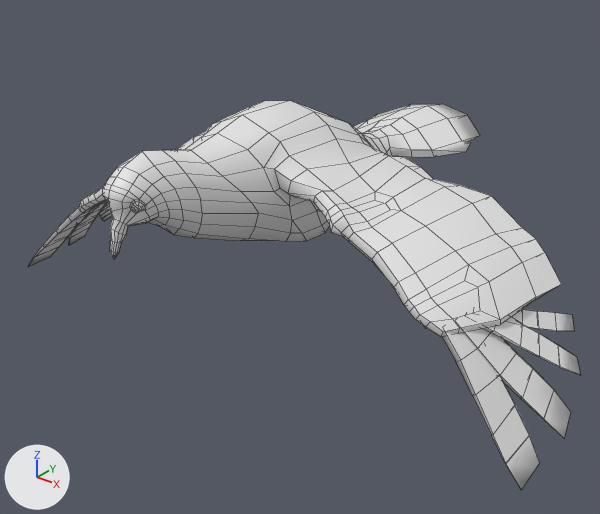
What one commit did to the FBX model LD48/Assets/GraphicBank/Mesh/Pigeon/Pigeon.fbx.
One viewpoint serves both versions: a 50 mm camera at (0.758, -0.676, 0.902) aimed at (0.025, 0.241, 0.334). Lighting does not change. The marker at lower left points along +X, +Y and +Z. Both versions are drawn at frame 1 of the action 'rig|CORBEAU_CTRLS_Pelvis|Take 001|BaseLayer'; the numbers are the values there. Mesh edges are drawn as thin lines.

The first picture shows 'ENV_Pigeon'.
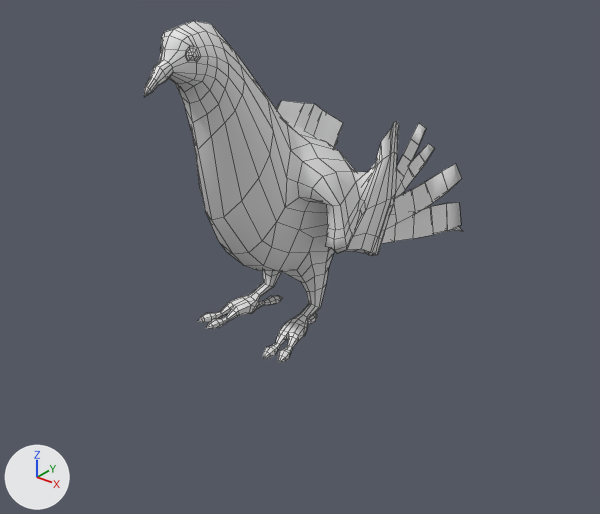
Commit message: Il est 20h ! CLAP CLAP CLAP // Pigeon avec un nouveau pijama

The change in detail:
Bone 'DEF-spine' (bone_def_spine) moves from (0.0, 5.2, -18.0) to (0.0, 0.0, 0.0).
Bone 'DEF-spine' (bone_def_spine) turns from (29, 0, 0) to (0, 0, 0) degrees about its own x, y and z.
Bone 'DEF-spine.001' (bone_def_spine_001) turns from (-10, 0, 0) to (0, 0, 0) degrees about its own x, y and z.
Bone 'DEF-spine.002' (bone_def_spine_002) turns from (-10, 0, 0) to (0, 0, 0) degrees about its own x, y and z.
Bone 'DEF-spine.003' (bone_def_spine_003) turns from (-3, 0, 0) to (0, 0, 0) degrees about its own x, y and z.
Bone 'DEF-spine.004' (bone_def_spine_004) turns from (16, 0, 0) to (0, 0, 0) degrees about its own x, y and z.
Bone 'DEF-spine.005' (bone_def_spine_005) turns from (23, 0, 0) to (0, 0, 0) degrees about its own x, y and z.
Bone 'DEF-spine.006' (bone_def_spine_006) turns from (23, 0, 0) to (0, 0, 0) degrees about its own x, y and z.
Bone 'DEF-neck.001' (bone_def_neck_001) turns from (-14, 0, 0) to (0, 0, 0) degrees about its own x, y and z.
Bone 'DEF-head' (bone_def_head) turns from (-19, 0, 0) to (0, 0, 0) degrees about its own x, y and z.
Bone 'torso' (bone_torso) moves from (0.0, 0.0, 6.0) to (0.0, 0.0, 0.0).
Bone 'MCH-spine.004' (bone_mch_spine_004) turns from (23, 0, 0) to (0, 0, 0) degrees about its own x, y and z.
Bone 'MCH-pivot' (bone_mch_pivot) turns from (7, 0, 0) to (0, 0, 0) degrees about its own x, y and z.
Bone 'DEF-thigh.L' (bone_def_thigh_l) turns from (-46, 0, 0) to (1, 0, 0) degrees about its own x, y and z.
Bone 'DEF-shin.L' (bone_def_shin_l) turns from (-37, 0, 0) to (-3, 0, 0) degrees about its own x, y and z.
Bone 'DEF-foot.L' (bone_def_foot_l) turns from (-13, -11, 7) to (2, -11, 5) degrees about its own x, y and z.
Bone 'DEF-thigh.R' (bone_def_thigh_r) turns from (-49, -1, -10) to (-1, 3, -9) degrees about its own x, y and z.
Bone 'DEF-shin.R' (bone_def_shin_r) turns from (-28, 0, 0) to (-2, 0, 0) degrees about its own x, y and z.
Bone 'DEF-shin.R.001' (bone_def_shin_r_001) turns from (0, 4, 0) to (0, 10, 0) degrees about its own x, y and z.
Bone 'DEF-foot.R' (bone_def_foot_r) turns from (-19, 6, -4) to (3, 11, 1) degrees about its own x, y and z.
Bone 'MCH-spine.005' (bone_mch_spine_005) turns from (23, 0, 0) to (0, 0, 0) degrees about its own x, y and z.
Bone 'Wing.L' (bone_wing_l) turns from (22, -6, 9) to (10, 3, -14) degrees about its own x, y and z.
Bone 'Wing.001.L' (bone_wing_001_l) moves from (0.1, 0.0, -0.2) to (0.0, 0.0, 0.0).
Bone 'Wing.001.L' (bone_wing_001_l) turns from (9, -52, -17) to (31, 10, -64) degrees about its own x, y and z.
Bone 'Wing.002.L' (bone_wing_002_l) turns from (-6, 31, -7) to (-47, -10, -53) degrees about its own x, y and z.
Bone 'ORG-w_feather.001.L' (bone_org_w_feather_001_l) turns from (16, 8, 7) to (-31, -20, -6) degrees about its own x, y and z.
Bone 'DEF-Wing.L' (bone_def_wing_l) turns from (21, -6, 8) to (10, 3, -14) degrees about its own x, y and z.
Bone 'DEF-Wing.001.L' (bone_def_wing_001_l) turns from (12, -52, -18) to (31, 10, -64) degrees about its own x, y and z.
Bone 'DEF-Wing.002.L' (bone_def_wing_002_l) turns from (-6, 31, -7) to (-47, -10, -53) degrees about its own x, y and z.
Bone 'Wing.R' (bone_wing_r) turns from (18, 4, -4) to (6, -2, 9) degrees about its own x, y and z.
Bone 'Wing.001.R' (bone_wing_001_r) moves from (0.1, 0.0, 0.2) to (0.0, 0.0, 0.0).
Bone 'Wing.001.R' (bone_wing_001_r) turns from (24, 48, 28) to (33, -15, 67) degrees about its own x, y and z.
Bone 'Wing.002.R' (bone_wing_002_r) turns from (-2, -21, 2) to (-42, 5, 56) degrees about its own x, y and z.
Bone 'ORG-w_feather.001.R' (bone_org_w_feather_001_r) turns from (6, 2, -4) to (-53, 27, -10) degrees about its own x, y and z.
Bone 'DEF-Wing.R' (bone_def_wing_r) turns from (20, 4, -4) to (6, -2, 9) degrees about its own x, y and z.
Bone 'DEF-Wing.001.R' (bone_def_wing_001_r) turns from (22, 48, 27) to (33, -15, 67) degrees about its own x, y and z.
Bone 'DEF-Wing.002.R' (bone_def_wing_002_r) turns from (-2, -21, 2) to (-42, 5, 56) degrees about its own x, y and z.

Location of each change, [x1, y1, x2, y2] in pixels of the pictures (600 x 514 px):
'ENV_Pigeon', posed (42% narrower, 12% shorter): before [28, 100, 580, 491]; after [144, 21, 462, 363]
bone 'DEF-spine', root to tip: before (431, 116) to (387, 140); after (416, 211) to (380, 202)
bone 'DEF-spine.001', root to tip: before (387, 140) to (356, 152); after (380, 202) to (352, 199)
bone 'DEF-spine.002', root to tip: before (356, 152) to (331, 148); after (352, 199) to (329, 189)
bone 'DEF-spine.003', root to tip: before (331, 148) to (301, 142); after (329, 189) to (301, 179)
bone 'DEF-spine.004', root to tip: before (301, 142) to (267, 161); after (301, 179) to (268, 179)
bone 'DEF-spine.005', root to tip: before (267, 161) to (235, 176); after (268, 179) to (245, 157)
bone 'DEF-spine.006', root to tip: before (235, 176) to (206, 195); after (245, 157) to (228, 128)
bone 'DEF-neck.001', root to tip: before (206, 195) to (194, 197); after (228, 128) to (222, 115)
bone 'DEF-head', root to tip: before (183, 197) to (131, 188); after (218, 102) to (188, 47)
bone 'torso', root to tip: before (316, 148) to (353, 133); after (315, 184) to (352, 168)
bone 'MCH-spine.004', root to tip: before (301, 142) to (317, 126); after (301, 179) to (317, 172)
bone 'MCH-pivot', root to tip: before (301, 142) to (301, 142); after (301, 179) to (301, 179)
bone 'DEF-thigh.L', root to tip: before (326, 197) to (348, 190); after (308, 239) to (311, 272)
bone 'DEF-shin.L', root to tip: before (369, 184) to (375, 191); after (313, 303) to (305, 314)
bone 'DEF-foot.L', root to tip: before (380, 197) to (380, 196); after (296, 324) to (296, 325)
bone 'DEF-thigh.R', root to tip: before (287, 186) to (306, 177); after (270, 226) to (270, 256)
bone 'DEF-shin.R', root to tip: before (324, 168) to (327, 176); after (270, 283) to (260, 293)
bone 'DEF-shin.R.001', root to tip: before (327, 176) to (330, 183); after (260, 293) to (251, 302)
bone 'DEF-foot.R', root to tip: before (330, 183) to (331, 182); after (251, 302) to (251, 304)
bone 'MCH-spine.005', root to tip: before (267, 161) to (277, 141); after (268, 179) to (283, 172)
bone 'Wing.L', root to tip: before (280, 156) to (295, 168); after (290, 168) to (313, 175)
bone 'Wing.001.L', root to tip: before (312, 179) to (332, 198); after (336, 184) to (341, 212)
bone 'Wing.002.L', root to tip: before (353, 218) to (397, 271); after (346, 240) to (363, 240)
bone 'ORG-w_feather.001.L', root to tip: before (452, 332) to (452, 332); after (380, 237) to (380, 237)
bone 'DEF-Wing.L', root to tip: before (280, 156) to (312, 179); after (290, 168) to (336, 184)
bone 'DEF-Wing.001.L', root to tip: before (312, 179) to (353, 218); after (336, 184) to (346, 240)
bone 'DEF-Wing.002.L', root to tip: before (353, 218) to (445, 327); after (346, 240) to (379, 239)
bone 'Wing.R', root to tip: before (239, 146) to (217, 144); after (249, 157) to (232, 151)
bone 'Wing.001.R', root to tip: before (195, 144) to (175, 152); after (215, 145) to (214, 169)
bone 'Wing.002.R', root to tip: before (156, 160) to (119, 183); after (213, 193) to (259, 206)
bone 'ORG-w_feather.001.R', root to tip: before (82, 207) to (82, 207); after (306, 217) to (306, 217)
bone 'DEF-Wing.R', root to tip: before (239, 146) to (195, 144); after (249, 157) to (215, 145)
bone 'DEF-Wing.001.R', root to tip: before (195, 144) to (156, 160); after (215, 145) to (213, 193)
bone 'DEF-Wing.002.R', root to tip: before (156, 160) to (84, 205); after (213, 193) to (301, 217)
